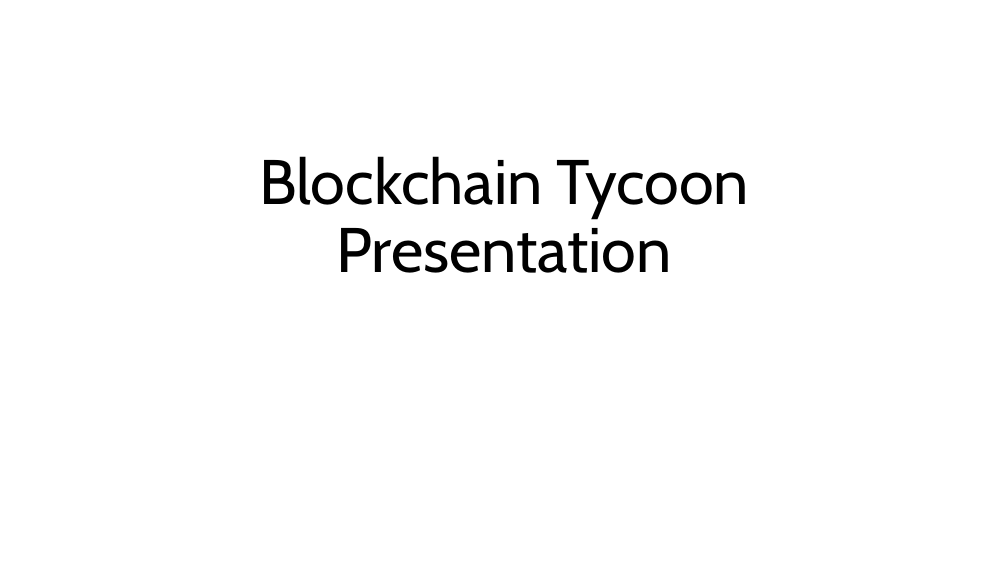
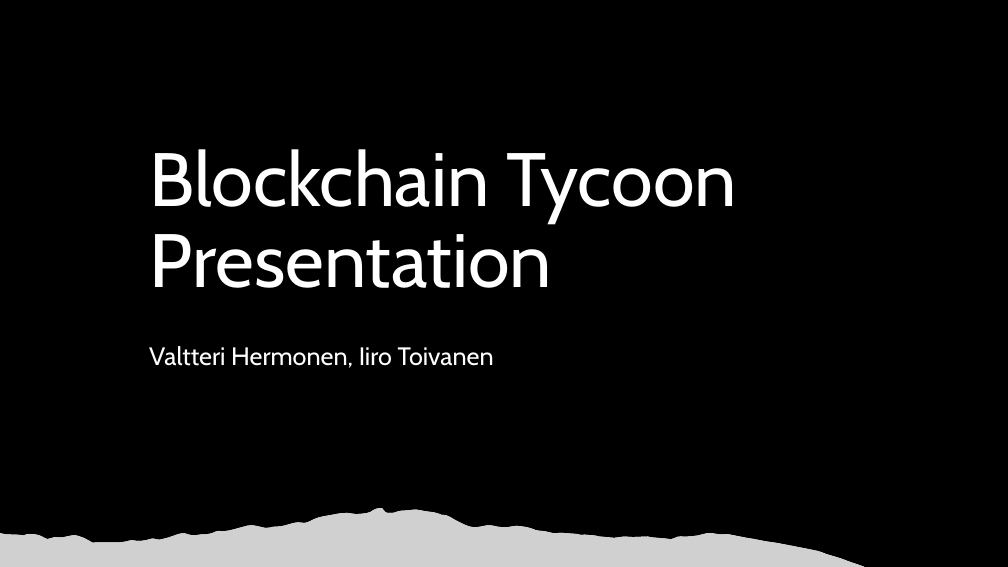
Before and after one commit to fijiro/Blockchain-Tycoon, a slide deck: slide 1 of src/main/resources/Blockchain Tyccoon Presentation.pptx. Drawn at 1008x567 pixels with LibreOffice and Linux fonts; fonts in the diff are those of the drawing; grey boxes stand for pictures; background and template pictures are left out. Boxes give left, top, right and bottom in pixels: in the first picture for what was removed or moved away, otherwise in the second. Text is boxed around its words. In the diff, an @@ line names an element or a change of style, - is before the commit and + after.

Commit message:
Presentation

```diff
--- a/src/main/resources/Blockchain Tyccoon Presentation.pptx
+++ b/src/main/resources/Blockchain Tyccoon Presentation.pptx
@@ rectangle added at bbox=[0, 0, 1008, 567], fill #000000 @@
@@ title "Blockchain Tycoon Presentation": place and size @@
-title "Blockchain Tycoon Presentation" at bbox=[259, 156, 749, 273]
+title "Blockchain Tycoon Presentation" at bbox=[149, 149, 738, 288]
@@ title "Blockchain Tycoon Presentation" at bbox=[149, 149, 738, 288]: size 60 to 72 pt, text colour #000000 to #FFFFFF; alignment centre to left @@
@@ subtitle added at bbox=[149, 346, 494, 368], 24 pt, text #FFFFFF @@
+Valtteri Hermonen, Iiro Toivanen
@@ freeform shape added at bbox=[0, 508, 864, 567], fill #FFFFFF @@
@@ picture added at bbox=[0, 508, 864, 567] @@
```
Also in this commit, not shown: 4 slides added.
